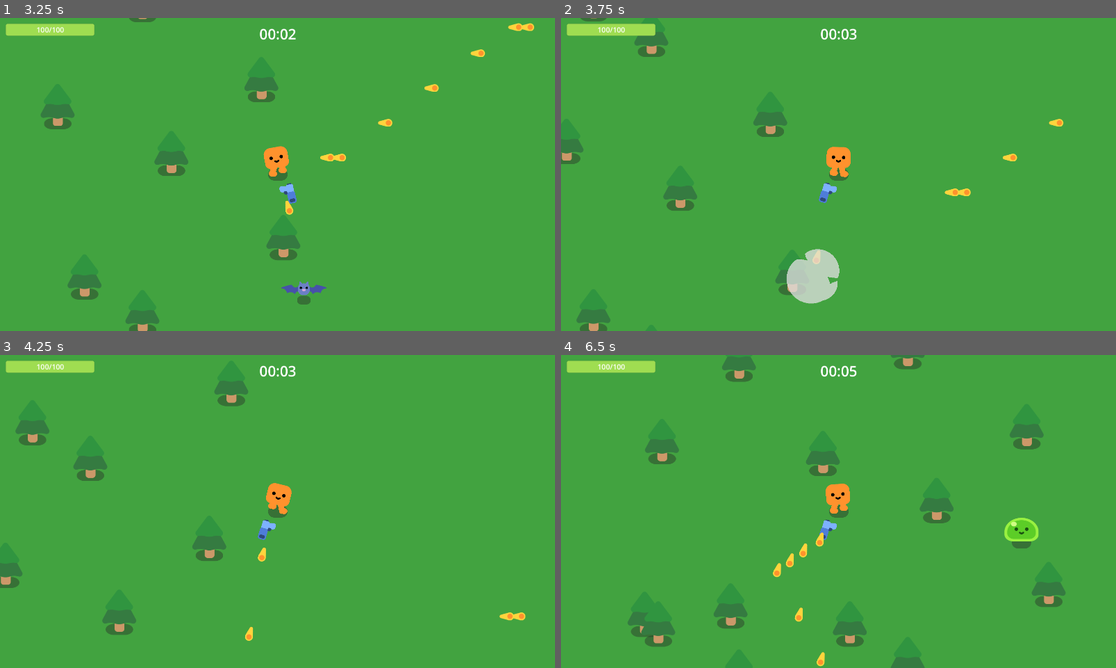
Above: before the commit, frames 1-4 (two rows, left to right).
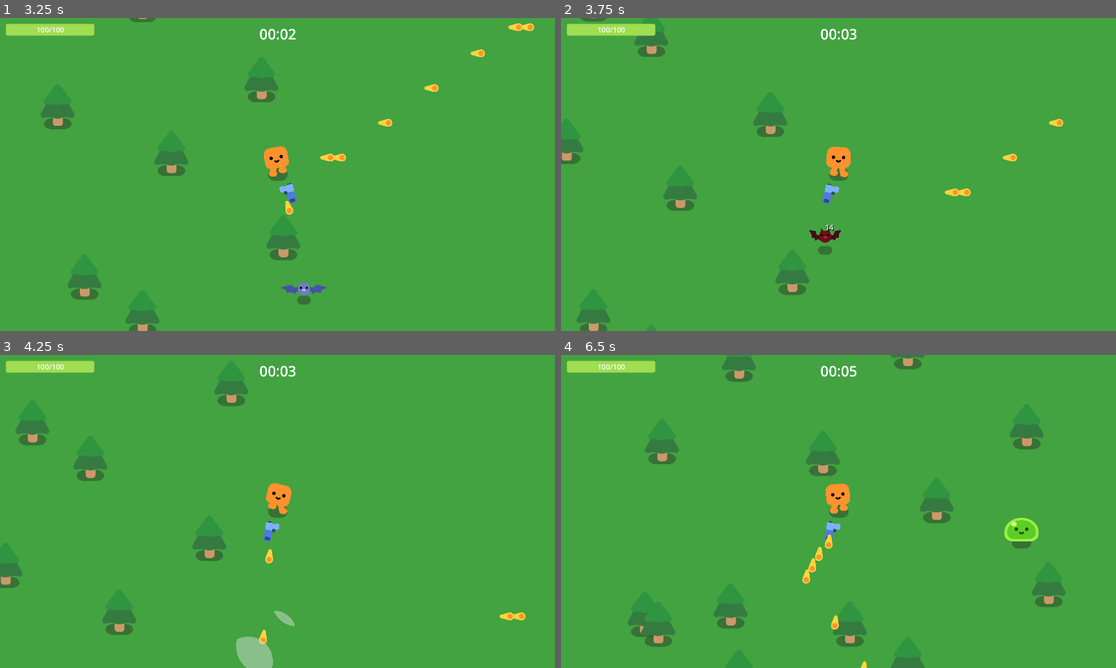
Above: after the commit, the same moments.

Repository: Gatreh/vampire-survivors-clone
Game: Godot game, scene res://MainMenu.tscn
Two runs of this game, one before a commit and one after it. Both use one fixed random seed, a clock stepped at 60 frames per second and the inputs below.
Inputs:
- Up to frame 1 (3.25 s): click "Start Game" at 0.5 s; tap Enter at 1.25 s; hold D (move_right) 1.28-2.03 s; hold S (move_down) 2.03-2.78 s; hold D (move_right) from 2.78 s (still down)
- Up to frame 2 (3.75 s): release D (move_right) at 3.53 s; hold W (move_up) from 3.53 s (still down)
- Up to frame 3 (4.25 s): keep holding W (move_up)
- Up to frame 4 (6.5 s): release W (move_up) at 4.28 s; hold A (move_left) 4.28-5.78 s; hold S (move_down) from 5.78 s (still down)

Frame 1 is identical in both runs. In frame 2, 1.5% of the frame differs, in the area x 40-51%, y 52-92%; in frame 3, 0.9%; in frame 4, 0.7%.

Commit message:
modified:   Bat_Mob.gd 	modified:   DamageTextHover.tscn 	modified:   Game.gd 	modified:   Game.tscn 	modified:   Gun.gd 	modified:   Slime_Mob.gd

Diff:
--- a/Bat_Mob.gd
+++ b/Bat_Mob.gd
@@ -2,7 +2,7 @@
 
 func SetStats():
 	DEFAULT_STATS = {
-		"HEALTH" : 5,
+		"HEALTH" : 60,
 		"SPEED": 600,
 		"DAMAGE": 2,
 		"RANGE": 0,
--- a/DamageTextHover.tscn
+++ b/DamageTextHover.tscn
@@ -1,49 +1,6 @@
 [gd_scene load_steps=5 format=3 uid="uid://ioh5ib2tndc2"]
 
 [ext_resource type="Script" path="res://DamageTextHover.gd" id="1_rvwil"]
-
-[sub_resource type="Animation" id="Animation_ghi0e"]
-resource_name = "up_fade"
-length = 0.22
-step = 0.02
-tracks/0/type = "value"
-tracks/0/imported = false
-tracks/0/enabled = true
-tracks/0/path = NodePath("DamageTextLabel:modulate:a")
-tracks/0/interp = 1
-tracks/0/loop_wrap = true
-tracks/0/keys = {
-"times": PackedFloat32Array(0, 0.16, 0.2),
-"transitions": PackedFloat32Array(1, 1, 1),
-"update": 0,
-"values": [1.0, 1.0, 0.0]
-}
-tracks/1/type = "method"
-tracks/1/imported = false
-tracks/1/enabled = true
-tracks/1/path = NodePath(".")
-tracks/1/interp = 1
-tracks/1/loop_wrap = true
-tracks/1/keys = {
-"times": PackedFloat32Array(0.22),
-"transitions": PackedFloat32Array(1),
-"values": [{
-"args": [],
-"method": &"queue_free"
-}]
-}
-tracks/2/type = "value"
-tracks/2/imported = false
-tracks/2/enabled = true
-tracks/2/path = NodePath(".:position")
-tracks/2/interp = 1
-tracks/2/loop_wrap = true
-tracks/2/keys = {
-"times": PackedFloat32Array(0, 0.16),
-"transitions": PackedFloat32Array(1, 1),
-"update": 0,
-"values": [Vector2(0, 0), Vector2(0, -40)]
-}
 
 [sub_resource type="Animation" id="Animation_4qkrg"]
 length = 0.001
@@ -84,6 +41,49 @@
 "values": [Vector2(0, 0)]
 }
 
+[sub_resource type="Animation" id="Animation_ghi0e"]
+resource_name = "up_fade"
+length = 0.22
+step = 0.02
+tracks/0/type = "value"
+tracks/0/imported = false
+tracks/0/enabled = true
+tracks/0/path = NodePath("DamageTextLabel:modulate:a")
+tracks/0/interp = 1
+tracks/0/loop_wrap = true
+tracks/0/keys = {
+"times": PackedFloat32Array(0, 0.14, 0.2),
+"transitions": PackedFloat32Array(1, 1, 1),
+"update": 0,
+"values": [1.0, 1.0, 0.0]
+}
+tracks/1/type = "method"
+tracks/1/imported = false
+tracks/1/enabled = true
+tracks/1/path = NodePath(".")
+tracks/1/interp = 1
+tracks/1/loop_wrap = true
+tracks/1/keys = {
+"times": PackedFloat32Array(0.22),
+"transitions": PackedFloat32Array(1),
+"values": [{
+"args": [],
+"method": &"queue_free"
+}]
+}
+tracks/2/type = "value"
+tracks/2/imported = false
+tracks/2/enabled = true
+tracks/2/path = NodePath(".:position")
+tracks/2/interp = 1
+tracks/2/loop_wrap = true
+tracks/2/keys = {
+"times": PackedFloat32Array(0, 0.16),
+"transitions": PackedFloat32Array(1, 1),
+"update": 0,
+"values": [Vector2(0, 0), Vector2(0, -40)]
+}
+
 [sub_resource type="AnimationLibrary" id="AnimationLibrary_nai0c"]
 _data = {
 "RESET": SubResource("Animation_4qkrg"),
--- a/Game.gd
+++ b/Game.gd
@@ -41,8 +41,8 @@
 		new_mob.mobName = "Slime"
 	elif mob == BAT:
 		new_mob.mobName = "Bat"
-	%PathFollow2D.progress_ratio = randf()
-	new_mob.global_position = %PathFollow2D.global_position
+	%SmallCircleFollow.progress_ratio = randf()
+	new_mob.global_position = %SmallCircleFollow.global_position
 	add_child(new_mob)
 
 # $Timer timing out
--- a/Game.tscn
+++ b/Game.tscn
@@ -29,10 +29,11 @@
 [node name="OutsideCamera" type="Path2D" parent="Player"]
 curve = SubResource("Curve2D_cwgn1")
 
-[node name="PathFollow2D" type="PathFollow2D" parent="Player/OutsideCamera"]
+[node name="SmallCircleFollow" type="PathFollow2D" parent="Player/OutsideCamera"]
 unique_name_in_owner = true
-position = Vector2(-1300, 0)
-rotation = -1.5708
+position = Vector2(-1279.94, -206.774)
+rotation = -1.36647
+progress = 208.106
 
 [node name="Stopwatch" type="Timer" parent="."]
 autostart = true
--- a/Gun.gd
+++ b/Gun.gd
@@ -3,14 +3,13 @@
 const PROJECTTILE = preload("res://Bullet.tscn")
 
 var WEAPON_STATS = {
-	"DAMAGE": 1,
-	"MAX_DAMAGE": 3,
+	"DAMAGE": 10,
+	"MAX_DAMAGE": 17,
 	"ATTACK_SPEED": 0.2,
 	"CRIT_RATE": 0.1,
 	"PROJECTILE_SPEED": 800,
 	"LIFETIME": 1.5 # Can be used as a timer or a speed multiplier for range.
 }
-# Random thought, Damage could be set using a range from DAMAGE to DAMAGE_MAX using
 
 func _ready():
 	$AttackSpeed.wait_time = WEAPON_STATS.ATTACK_SPEED
--- a/Slime_Mob.gd
+++ b/Slime_Mob.gd
@@ -2,7 +2,7 @@
 
 func SetStats():
 	DEFAULT_STATS = {
-		"HEALTH" : 15,
+		"HEALTH" : 130,
 		"SPEED": 300,
 		"DAMAGE": 5,
 		"RANGE": 0,
